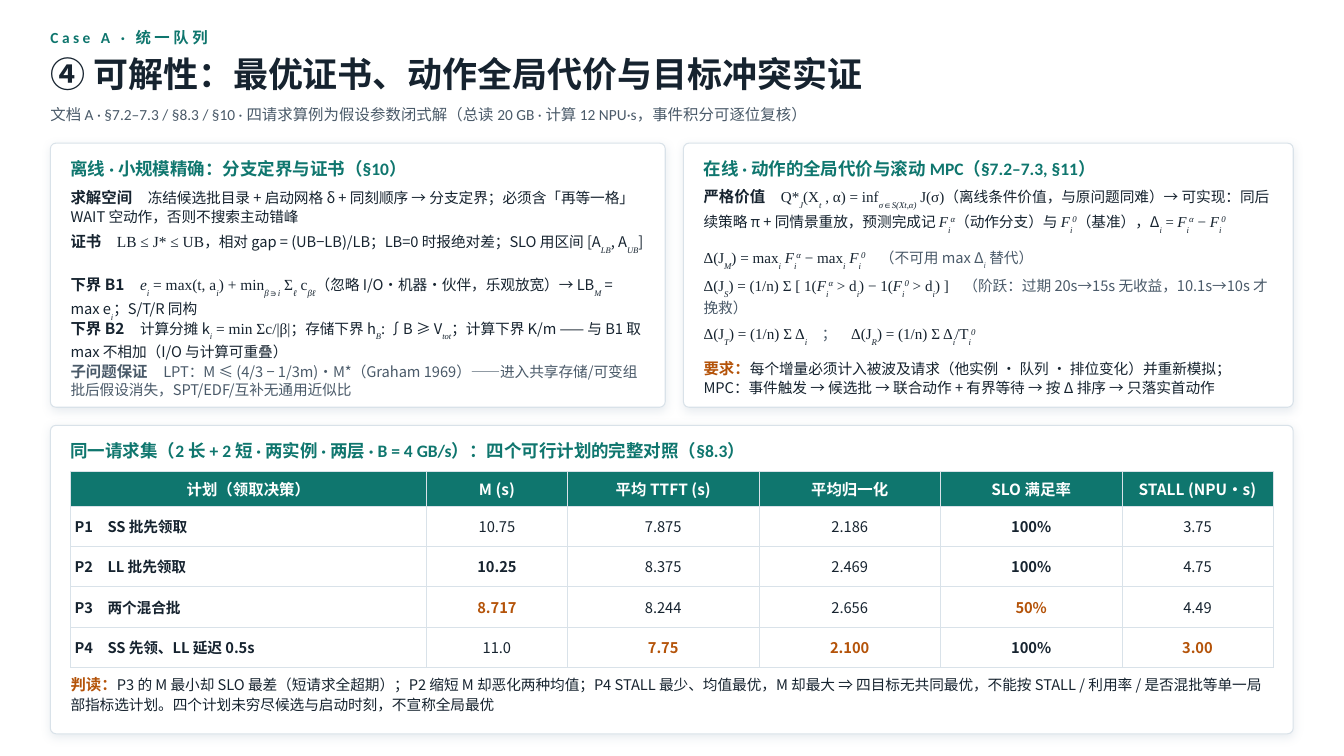
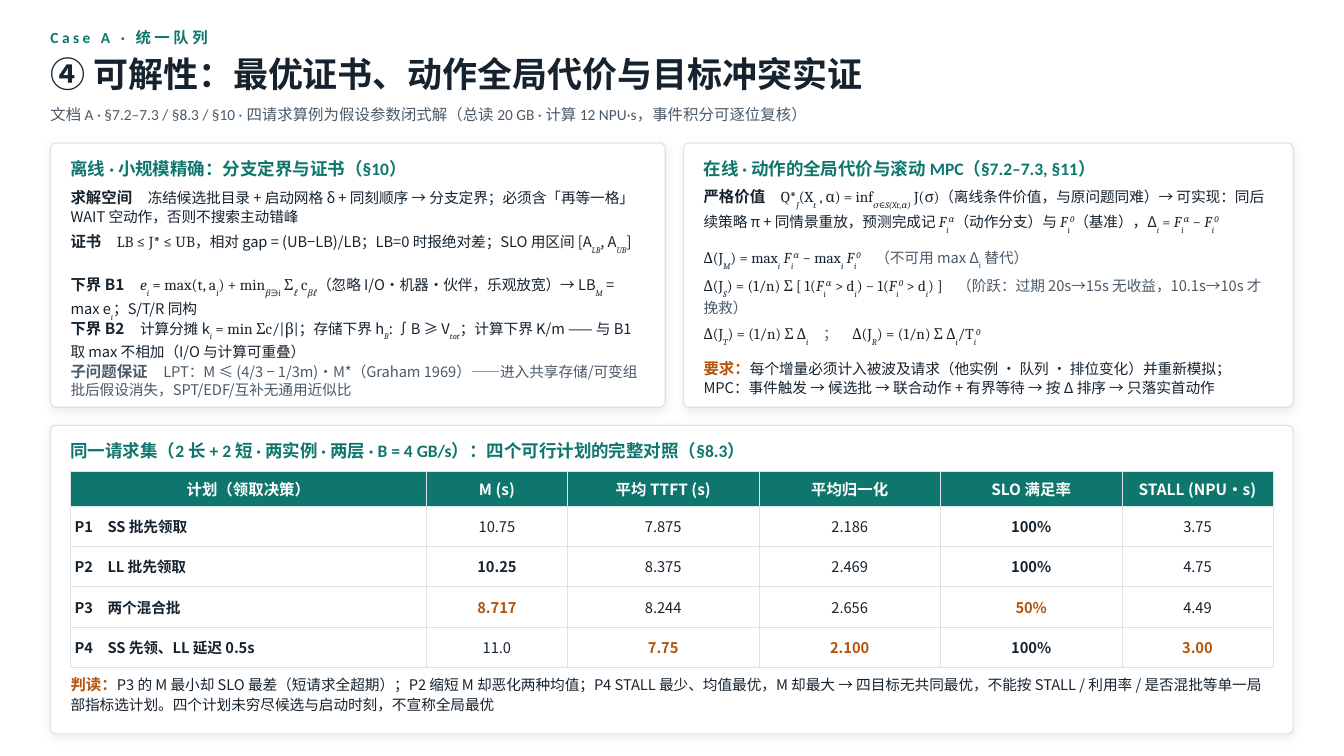
Before and after one commit to QiliangLi/status_aware_network, a slide deck: slide 4 of 共享KV调度形式化分析汇总PPT-20260917.pptx. Drawn at 1344x756 pixels with LibreOffice and Linux fonts; fonts in the diff are those of the drawing. Boxes give left, top, right and bottom in pixels: in the first picture for what was removed or moved away, otherwise in the second. Text is boxed around its words. In the diff, an @@ line names an element or a change of style, - is before the commit and + after.

```diff
--- a/共享KV调度形式化分析汇总PPT-20260917.pptx
+++ b/共享KV调度形式化分析汇总PPT-20260917.pptx
@@ text "严格价值 Q*J(Xt , α) = ..." at box(704, 189, 1264, 210): font Times New Roman to Cambria in "Q*J(Xt , α) = infσ∈S(Xt,α) J(σ)（离线条件价值，与原问题同难）→ Fiα（动作分支）与 ..." @@
@@ text "证书 LB ≤ J* ≤ ..." at box(71, 234, 575, 251): font Times New Roman to Cambria in "LB ≤ J* ≤ UB，相对 [ALB, AUB]" @@
@@ text "Δ(JM) = maxi Fiα − ..." at box(704, 250, 1028, 265): font Times New Roman to Cambria in "Δ(JM) = maxi Fiα − maxi Fi0 ..." @@
@@ text "下界 B1 ei = max(t, ..." at box(71, 277, 575, 317): font Times New Roman to Cambria in "ei = max(t, ai) + minβ∋i Σℓ ..." @@
@@ text "Δ(JS) = (1/n) Σ [ ..." at box(704, 278, 1262, 314): font Times New Roman to Cambria in "Δ(JS) = (1/n) Σ [ 1(Fiα > ..." @@
@@ text "下界 B2 计算分摊 ki = ..." at box(71, 318, 632, 360): font Times New Roman to Cambria in "ki = min Σc/|β|；存储下界 hB: Vtot；计算下界" @@
@@ text "Δ(JT) = (1/n) Σ Δi ..." at box(704, 328, 943, 341): font Times New Roman to Cambria @@
@@ text at box(71, 677, 1262, 712): text changed @@
-判读：P3 的 M 最小却 SLO 最差（短请求全超期）；P2 缩短 M 却恶化两种均值；P4 STALL 最少、均值最优，M 却最大 ⇒ 四目标无共同最优，不能按 STALL / 利用率 / 是否混批等单一局部指标选计划。四个计划未穷尽候选与启动时刻，不宣称全局最优
+判读：P3 的 M 最小却 SLO 最差（短请求全超期）；P2 缩短 M 却恶化两种均值；P4 STALL 最少、均值最优，M 却最大 → 四目标无共同最优，不能按 STALL / 利用率 / 是否混批等单一局部指标选计划。四个计划未穷尽候选与启动时刻，不宣称全局最优
```
Also in this commit, not shown: 6 other slides changed, 1 other file.
